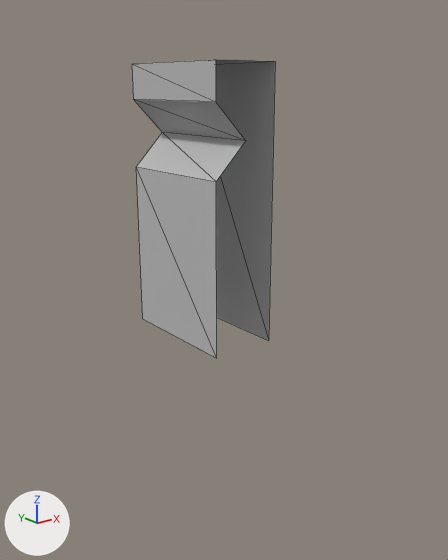
The FBX model SpacePiratesProject/Assets/Art/Jordan/ModularAssets/SM_Wall1x2.fbx as it was, and as the next commit left it.
Rendered twice from a 50 mm camera at (-2.55, -3.45, 2.36) aimed at (0.32, 0.13, 0.93). Lighting does not change. The marker at lower left points along +X, +Y and +Z. Mesh edges are drawn as thin lines. Where no turn or scale is listed for an object, it has been applied to the vertices.

Objects in the first picture: 'SM_Wall1x2'.
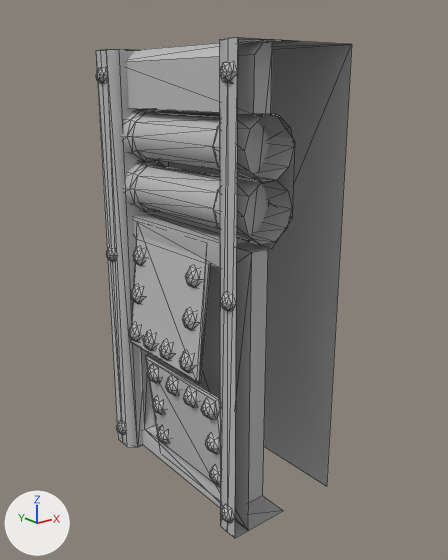
Commit message: Added Wall 1x2 model - Jordan

Diff of the bpy script that builds the scene:
```diff
--- a/SpacePiratesProject/Assets/Art/Jordan/ModularAssets/SM_Wall1x2.fbx.py
+++ b/SpacePiratesProject/Assets/Art/Jordan/ModularAssets/SM_Wall1x2.fbx.py
@@ mat_lambert20 @@
+mat_lambert20 = principled_material('lambert20')
+mat_lambert20.base_color = (0.5, 0.5, 0.5)  # grey #bcbcbc
@@ me_mesh @@
 # used by ob_sm_wall1x2; location = (1.28, 1.92, 0.0)
-me_mesh.from_pydata(...)  # 14 vertices, 12 faces; spans x -0.64..0.0, y -1.28..0.0, z 0.0..2.56
+me_mesh.from_pydata(...)  # 616 vertices, 968 faces; spans x -0.77..0.0, y -1.28..0.0, z 0.0..2.56
+# me_mesh part 1: 4 vertices removed from x -0.64..-0.32, y -1.28..0.0, z 1.92..2.56; 606 vertices added at x -0.77..-0.37, y -1.28..0.0, z 0.0..2.56
+# me_mesh part 2: the surface is now shaded smooth
 me_mesh.materials.append(mat_lambert1)
+me_mesh.materials.append(mat_lambert20)  # grey #bcbcbc
@@ ob_sm_wall1x2 @@
 ob_sm_wall1x2 = bpy.data.objects.new('SM_Wall1x2', me_mesh)
-ob_sm_wall1x2.location = (1.28, 1.92, 0.0)
+ob_sm_wall1x2.location = (0.0, 0.0, 0.0)
```

Where the change shows, as pixel boxes [x1, y1, x2, y2] in the pictures (448 x 560 px):
'SM_Wall1x2', reshaped, moved (78% wider, 68% taller): before [132, 60, 275, 358]; after [96, 37, 352, 538]
part 1 of me_mesh, built on: before [132, 60, 275, 182]; after [96, 37, 349, 538]
